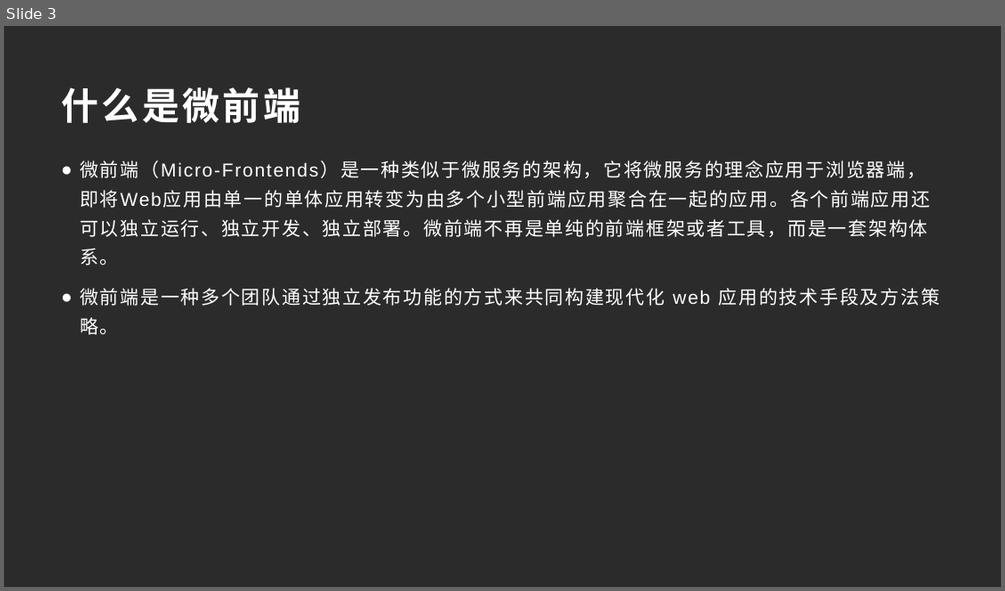
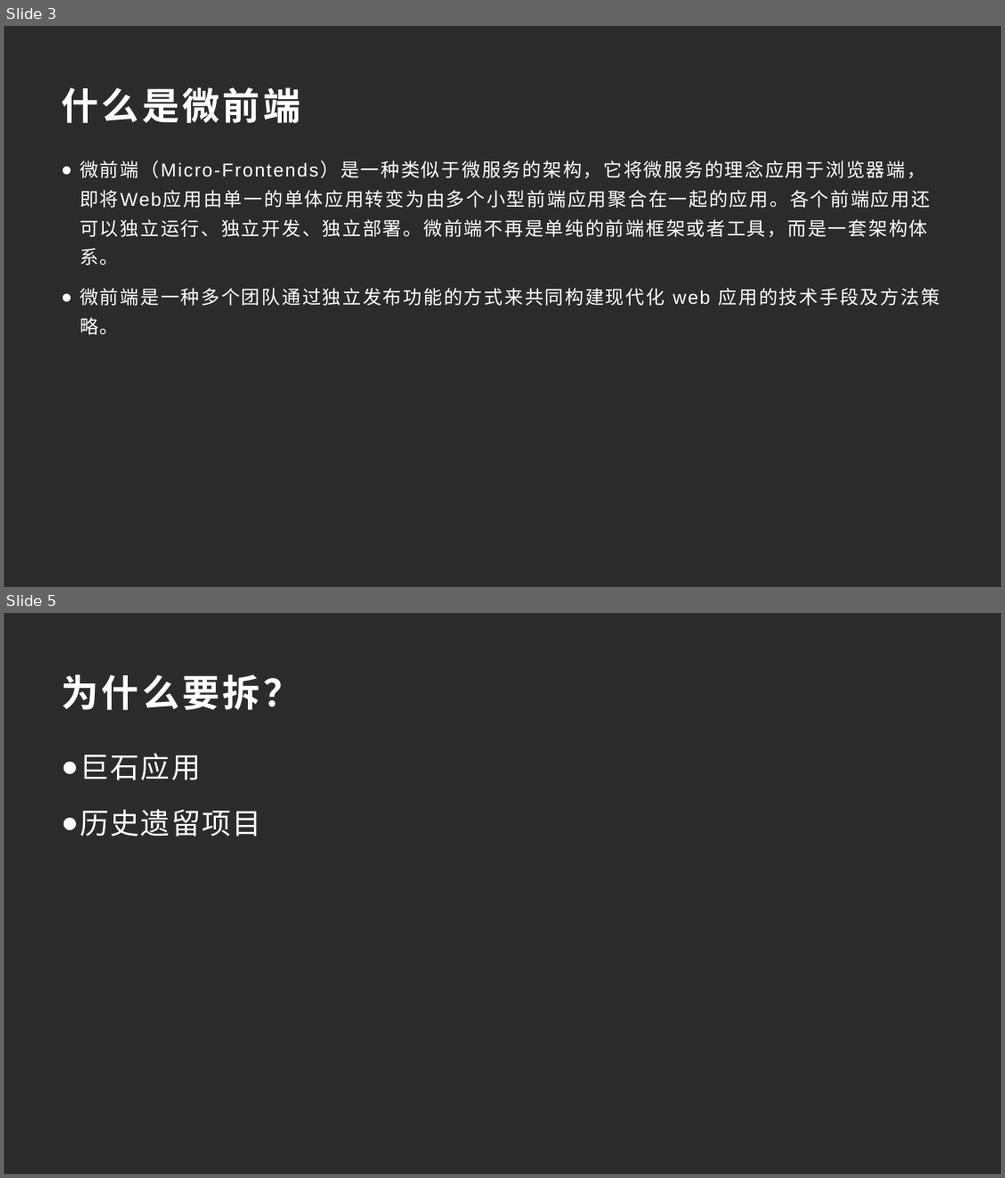
Before and after one commit to 549032340/my-note, a slide deck: MicroFrontends/MicroFrontEnds.pptx. Shown one above the other, each under a label of ours: slide 3 before the commit, slides 3 and 5 after it; the slides between them are not shown. The pictures are 1005x591 and 1005x1178 pixels, drawn with LibreOffice and Linux fonts; fonts in the diff are those of the drawing; background and template pictures are left out; a plain dark background stands for a picture behind light text. Boxes give left, top, right and bottom in pixels: in the first picture for what was removed or moved away, otherwise in the second. Text is boxed around its words. In the diff, an @@ line names an element or a change of style, - is before the commit and + after.

```diff
--- a/MicroFrontends/MicroFrontEnds.pptx
+++ b/MicroFrontends/MicroFrontEnds.pptx
@@ slide 5 added at (4, 613, 1001, 1174), background picture (left out) @@
@@ title added at (61, 674, 300, 710), 36 pt, text #FFFFFF, bold @@
+为什么要拆？
@@ text added at (80, 753, 261, 836), 28 pt, text #FFFFFF @@
+● 巨石应用
+● 历史遗留项目
```
Also in this commit, not shown: 1 other slide added, 1 other file.
